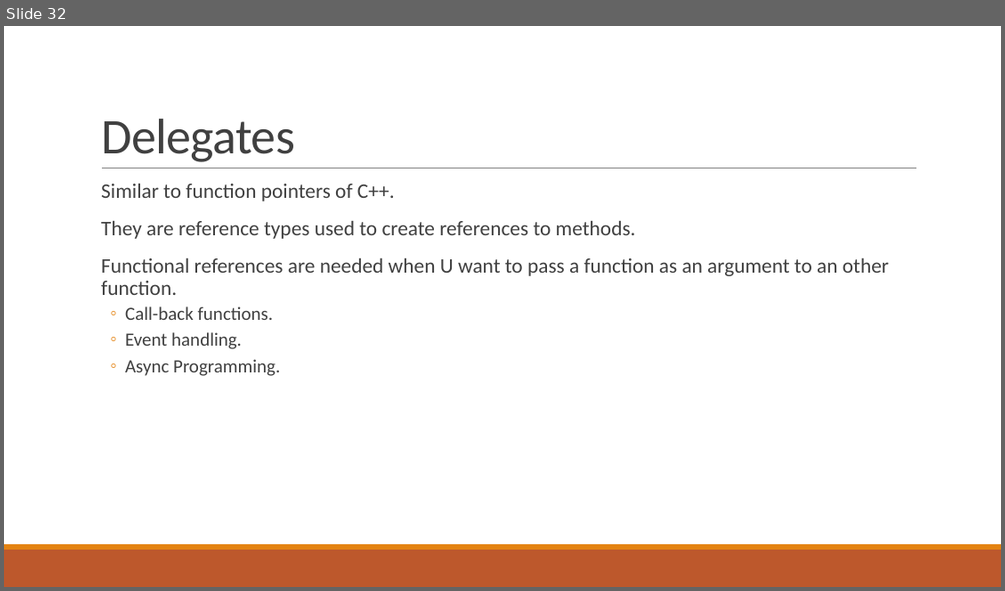
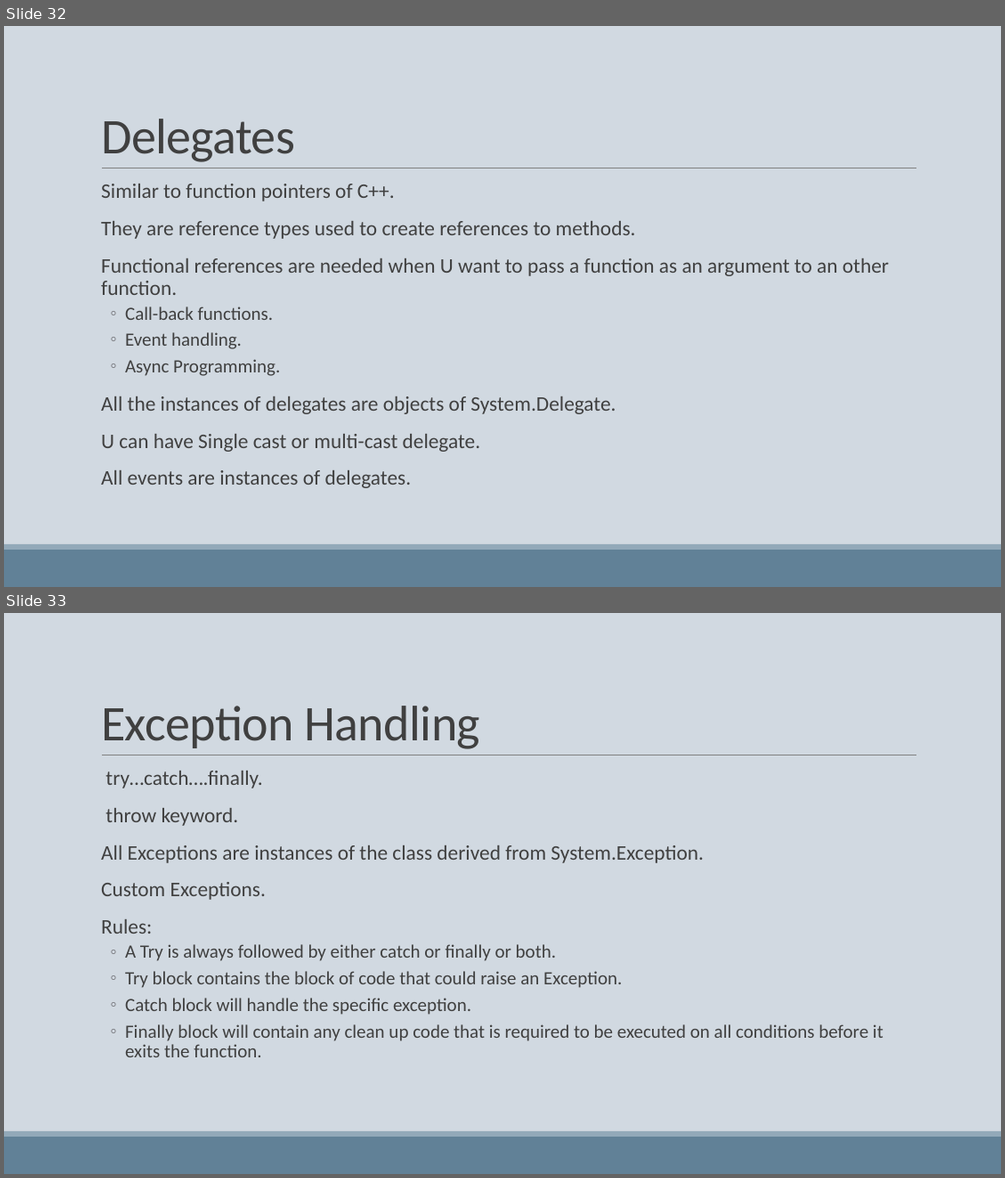
Before and after one commit to phani-rajbn/Nichi-In, a slide deck: MS-net.pptx. Shown one above the other, each under a label of ours: slide 32 before the commit, slides 32 and 33 after it. The pictures are 1005x591 and 1005x1178 pixels, drawn with LibreOffice and Linux fonts; fonts in the diff are those of the drawing. Boxes give left, top, right and bottom in pixels: in the first picture for what was removed or moved away, otherwise in the second. Text is boxed around its words. In the diff, an @@ line names an element or a change of style, - is before the commit and + after.

```diff
--- a/MS-net.pptx
+++ b/MS-net.pptx
@@ slide 33 added at box(4, 613, 1001, 1174), background #D1D9E1; not listed: 3 template elements that a slide beside it also shows @@
@@ title added at box(101, 706, 480, 749), 48 pt, text #404040 @@
+Exception Handling
@@ text added at box(101, 771, 883, 1057), 18 pt, text #404040 @@
+  try…catch….finally.
+  throw keyword.
+  All Exceptions are instances of the class derived from System.Exception.
+  Custom Exceptions.
+  Rules:
+  ◦ A Try is always followed by either catch or finally or both.
+  ◦ Try block contains the block of code that could raise an Exception.
+  ◦ Catch block will handle the specific exception.
+  ◦ Finally block will contain any clean up code that is required to be executed on all conditions before it exits the function.
@@ slide 32 changed as well @@
@@ background #FFFFFF to #D1D9E1 @@
@@ text at box(101, 184, 889, 376): bullet colour #E48312 to #6F6F74 @@
@@ text at box(101, 396, 615, 488): paragraphs added @@
+  All the instances of delegates are objects of System.Delegate.
+  U can have Single cast or multi-cast delegate.
+  All events are instances of delegates.
@@ rectangle at box(4, 549, 1001, 587): fill #BD582C to #618197 @@
@@ rectangle at box(4, 544, 1001, 549): fill #E48312 to #92A9B9 @@
```
Also in this commit, not shown: 31 other slides changed, 4 other slides added.
